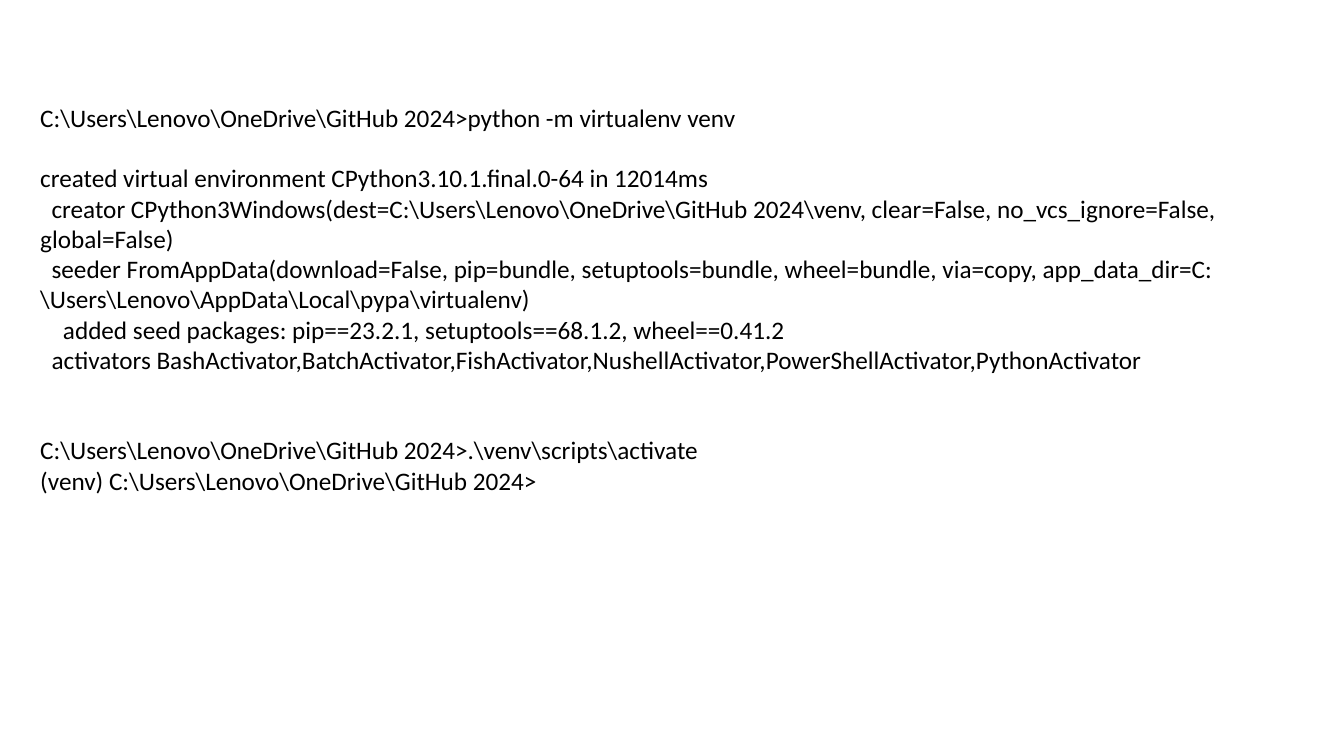
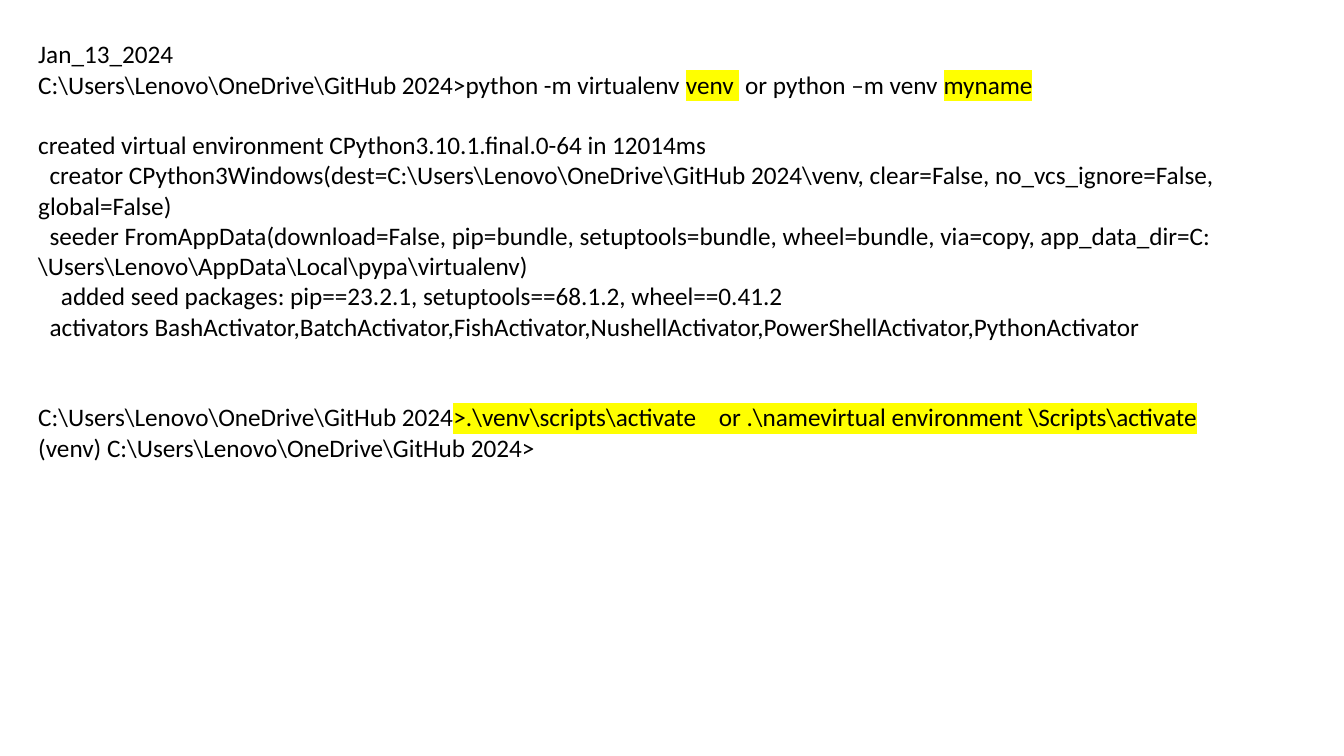
Before and after one commit to Witaya252525/Django_Who-is-Witaya, a slide deck: slide 1 of Note.pptx. Drawn at 1344x756 pixels with LibreOffice and Linux fonts; fonts in the diff are those of the drawing. Boxes give left, top, right and bottom in pixels: in the first picture for what was removed or moved away, otherwise in the second. Text is boxed around its words. In the diff, an @@ line names an element or a change of style, - is before the commit and + after.

```diff
--- a/Note.pptx
+++ b/Note.pptx
@@ text "Jan_13_2024": place and size @@
-text "Jan_13_2024" at (40, 109, 1215, 494)
+text "Jan_13_2024" at (38, 46, 1213, 461)
@@ text at (38, 46, 1033, 100): text changed @@
-C:\Users\Lenovo\OneDrive\GitHub 2024>python -m virtualenv venv
+Jan_13_2024
+C:\Users\Lenovo\OneDrive\GitHub 2024>python -m virtualenv venv or python –m venv myname
@@ text at (38, 406, 1197, 433): text changed @@
-C:\Users\Lenovo\OneDrive\GitHub 2024>.\venv\scripts\activate
+C:\Users\Lenovo\OneDrive\GitHub 2024>.\venv\scripts\activate or .\namevirtual environment \Scripts\activate
```
Also in this commit, not shown: 8 slides added, 4 other files.
